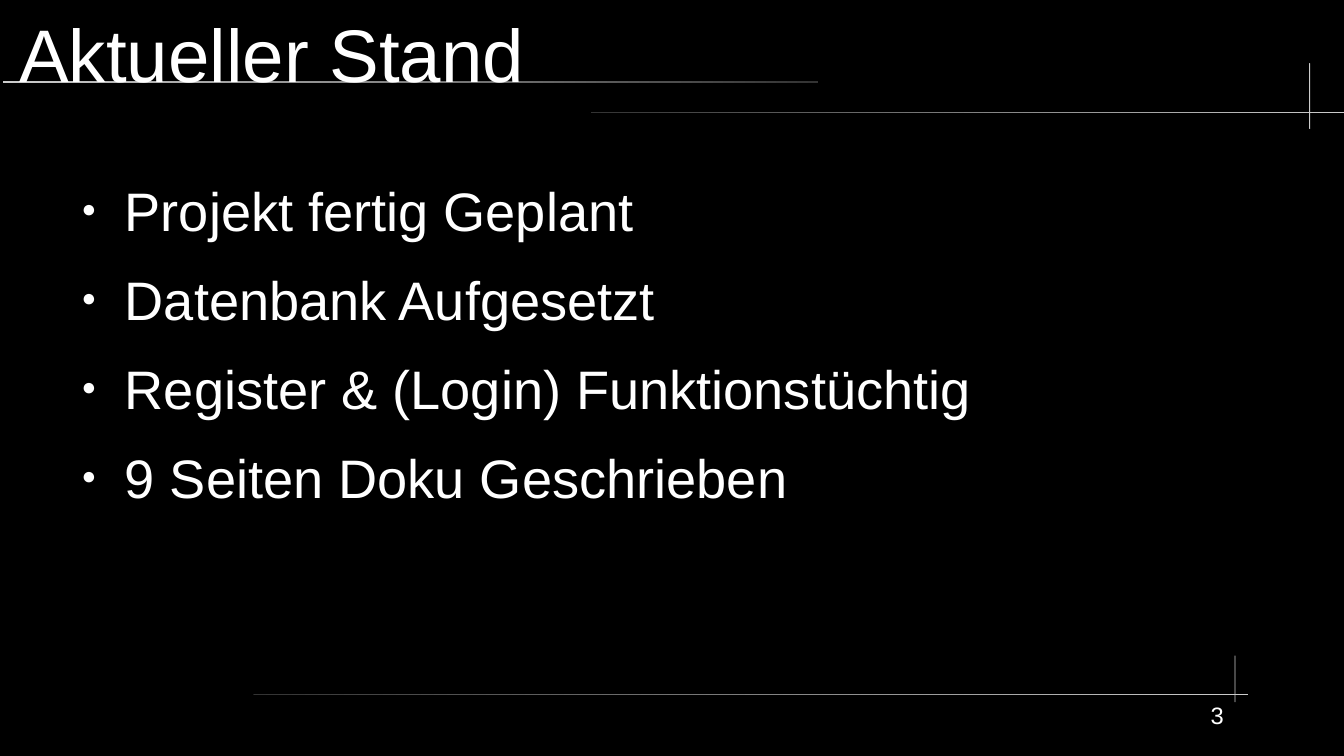
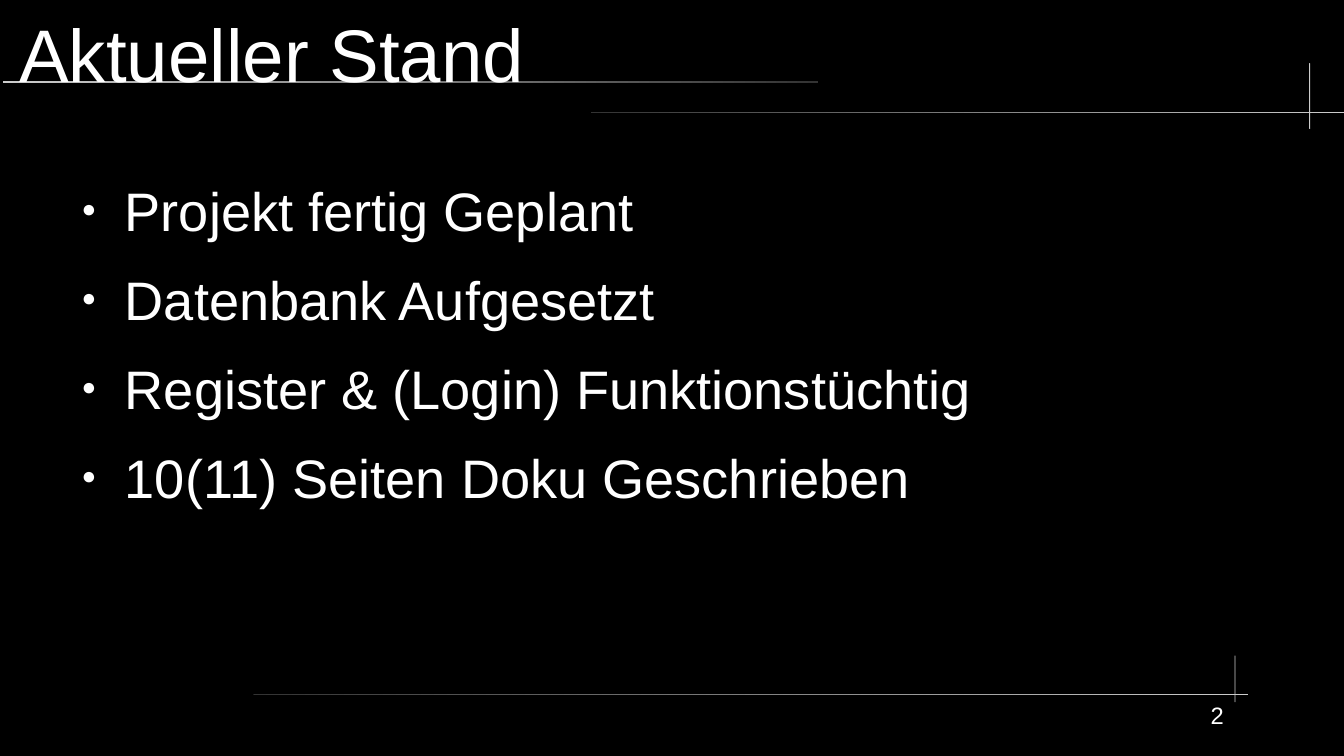
Before and after one commit to Timo348/Projektarbeit, a slide deck: slide 2 of (no_code)/Presifür18.odp (slide 3 before the commit). Drawn at 1344x756 pixels with LibreOffice and Linux fonts; fonts in the diff are those of the drawing. Boxes give left, top, right and bottom in pixels: in the first picture for what was removed or moved away, otherwise in the second. Text is boxed around its words. In the diff, an @@ line names an element or a change of style, - is before the commit and + after.

```diff
--- a/(no_code)/Presifür18.odp
+++ b/(no_code)/Presifür18.odp
@@ text at bbox=[125, 458, 910, 507]: text changed @@
-● 9 Seiten Doku Geschrieben
+● 10(11) Seiten Doku Geschrieben
@@ page number at bbox=[1211, 707, 1224, 724]: text changed @@
-3
+2
```
Also in this commit, not shown: 2 other slides changed, 1 other file.
